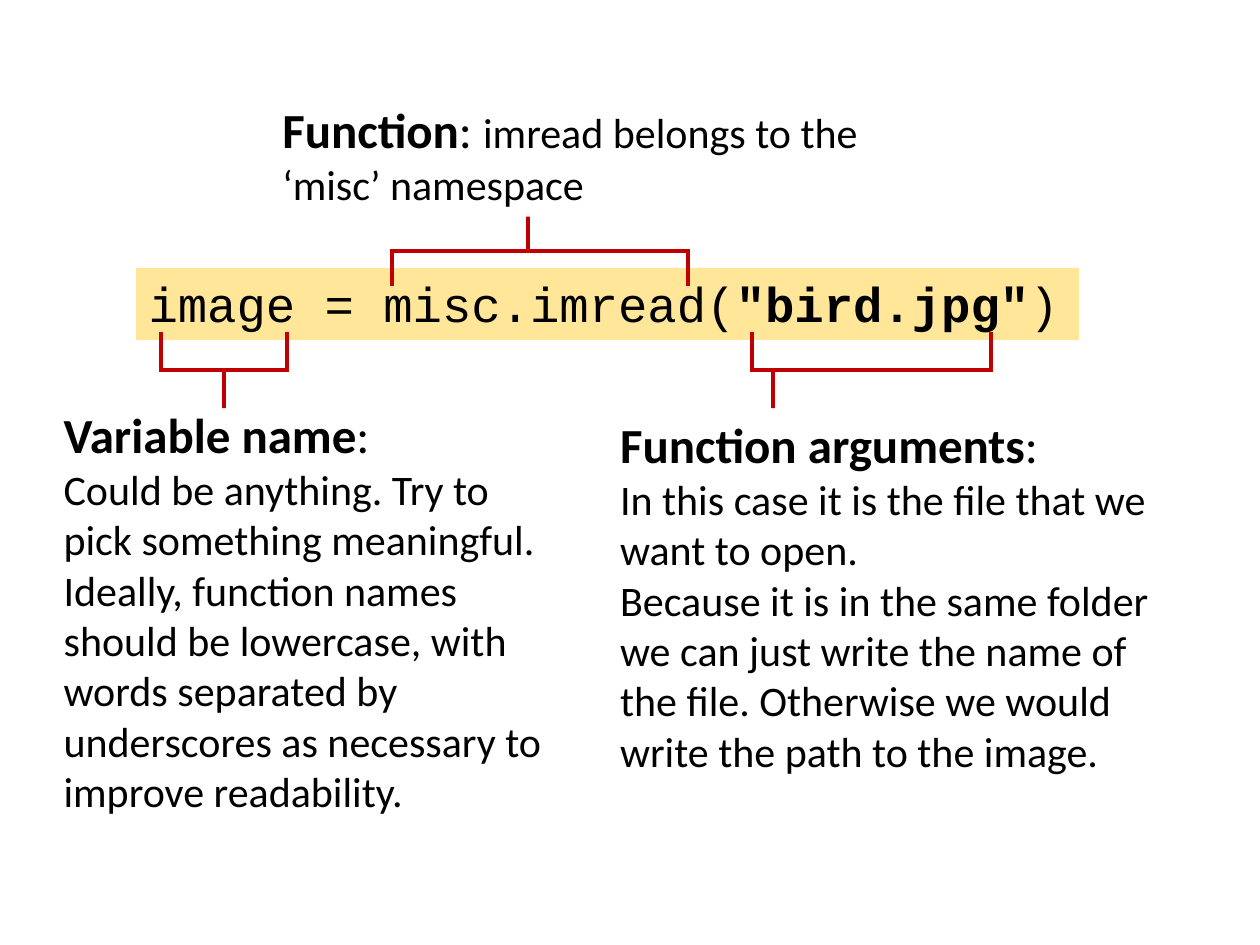
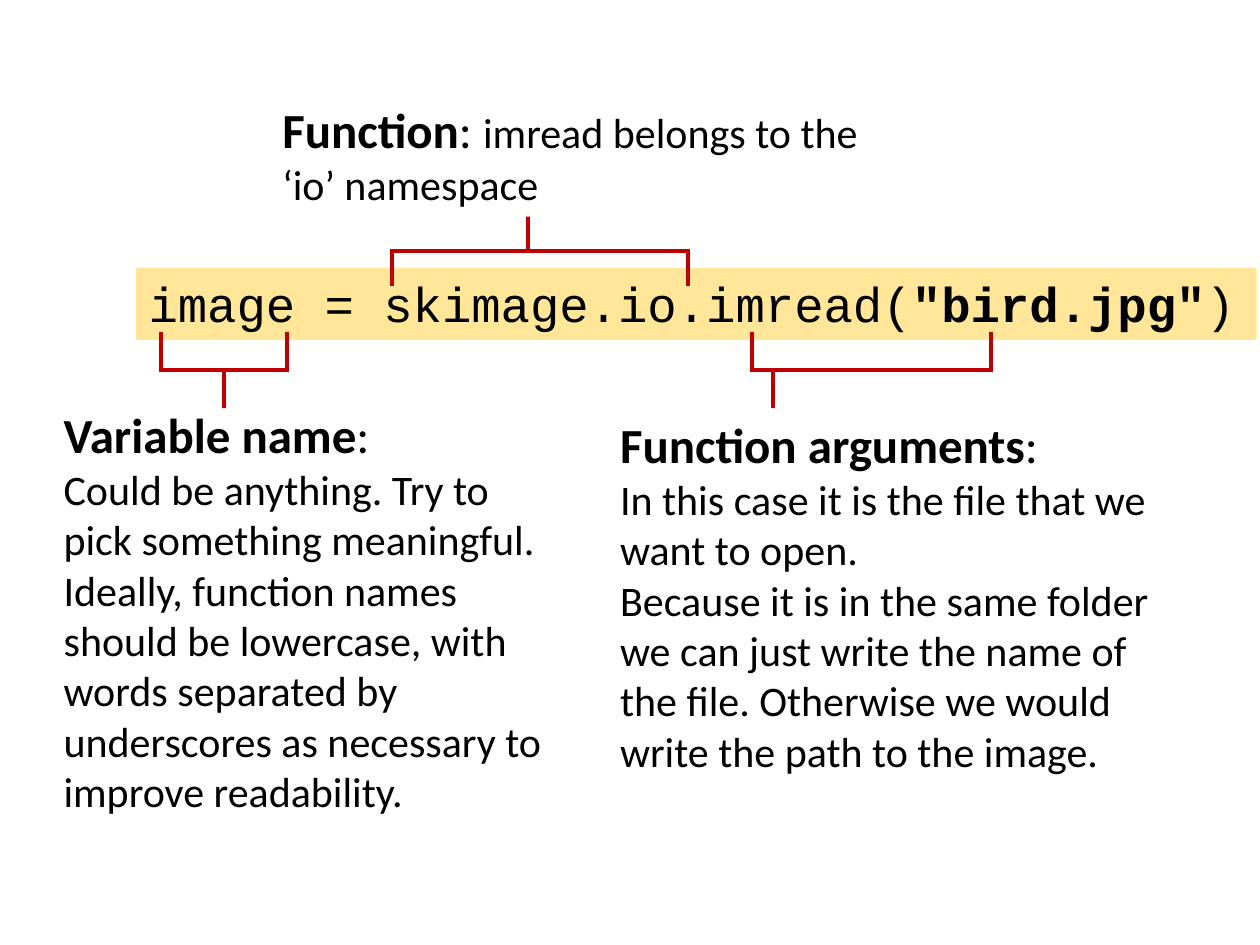
Before and after one commit to rrr-uom-projects/ManchesterBioinformaticsCourse_Student, a slide deck: slide 4 of Day2/Slides/MLowe - Image Processing in Python.pptx. Drawn at 1260x945 pixels with LibreOffice and Linux fonts; fonts in the diff are those of the drawing; background and template pictures are left out. Boxes give left, top, right and bottom in pixels: in the first picture for what was removed or moved away, otherwise in the second. Text is boxed around its words. In the diff, an @@ line names an element or a change of style, - is before the commit and + after.

Commit message:
Update Mat's slides to use skimage function rather than scipy.misc.imread

```diff
--- a/Day2/Slides/MLowe - Image Processing in Python.pptx
+++ b/Day2/Slides/MLowe - Image Processing in Python.pptx
@@ text at bbox=[282, 113, 858, 207]: text changed @@
-Function: imread belongs to the ‘misc’ namespace
+Function: imread belongs to the ‘io’ namespace
@@ rectangle "image = skimage.io.imread("bird.jpg")": place and size @@
-rectangle "image = skimage.io.imread("bird.jpg")" at bbox=[136, 268, 1079, 340]
+rectangle "image = skimage.io.imread("bird.jpg")" at bbox=[136, 268, 1256, 340]
@@ text in rectangle at bbox=[149, 287, 1235, 336]: text changed @@
-image = misc.imread("bird.jpg")
+image = skimage.io.imread("bird.jpg")
```
Also in this commit, not shown: 3 other slides changed, 1 other file.
